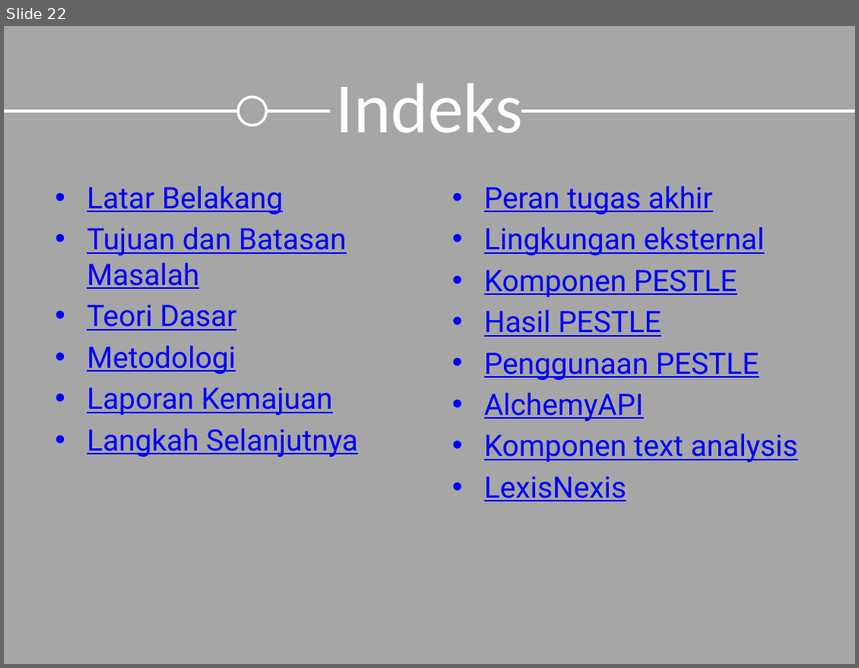
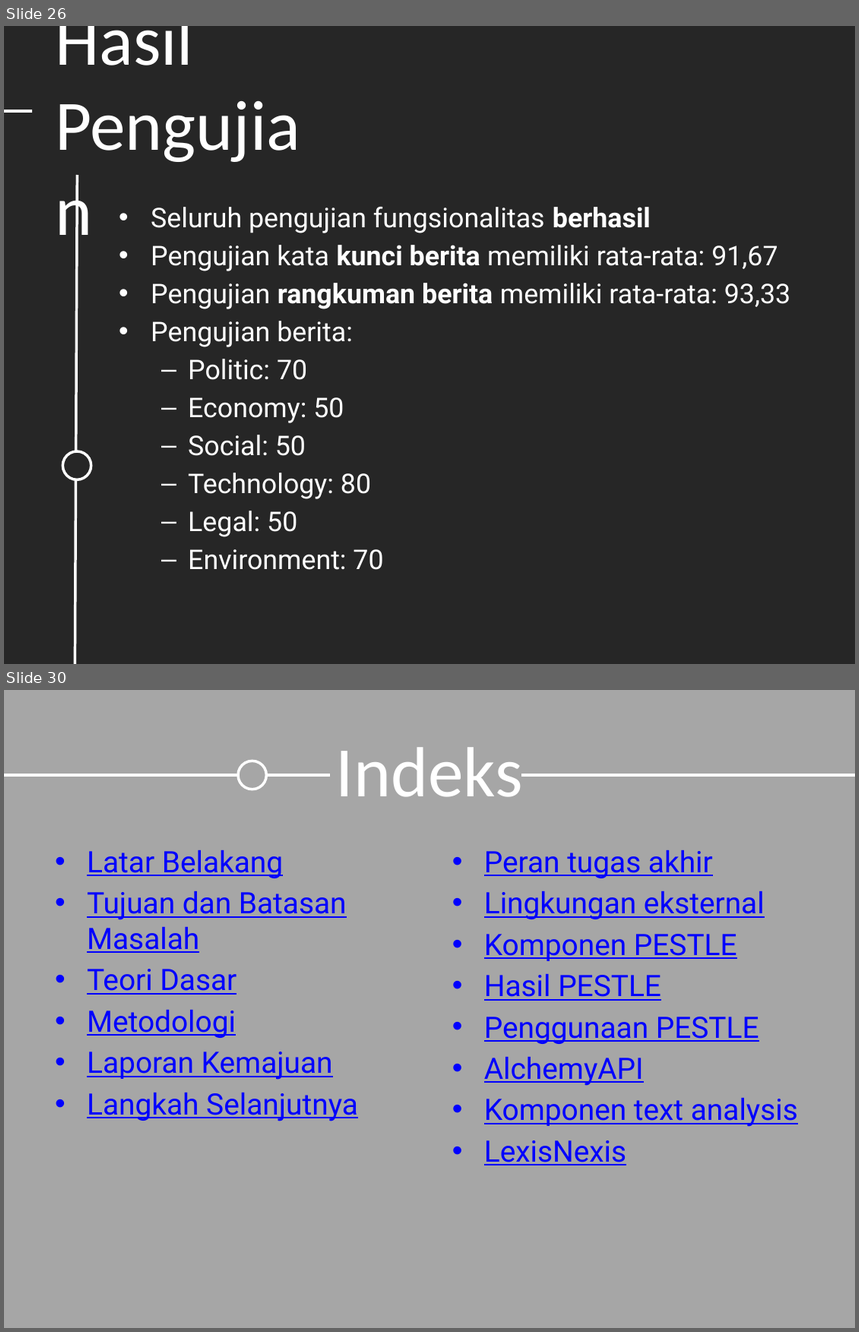
Before and after one commit to emfatoni/dashboard_pestle, a slide deck: dokumen/Slide Sidang.pptx. Shown one above the other, each under a label of ours: slide 22 before the commit, slides 26 and 30 after it; the slides between them are not shown. The pictures are 859x668 and 859x1332 pixels, drawn with LibreOffice and Linux fonts; fonts in the diff are those of the drawing. Boxes give left, top, right and bottom in pixels: in the first picture for what was removed or moved away, otherwise in the second. Text is boxed around its words. In the diff, an @@ line names an element or a change of style, - is before the commit and + after.

```diff
--- a/dokumen/Slide Sidang.pptx
+++ b/dokumen/Slide Sidang.pptx
@@ slide 26 added at <box>4,26,855,664</box>, background #262626 @@
@@ title added at <box>55,26,193,66</box>, 60 pt, text #FFFFFF @@
+Hasil Pengujian
@@ line added from (4, 111) to (32, 111), #FFFFFF 2.25 pt @@
@@ line added from (75, 664) to (77, 175), #FFFFFF 2.25 pt @@
@@ text added at <box>151,207,791,570</box>, 23 pt, text #FFFFFF @@
+• Seluruh pengujian fungsionalitas berhasil
+• Pengujian kata kunci berita memiliki rata-rata: 91,67
+• Pengujian rangkuman berita memiliki rata-rata: 93,33
+• Pengujian berita:
+  – Politic: 70
+  – Economy: 50
+  – Social: 50
+  – Technology: 80
+  – Legal: 50
+  – Environment: 70
@@ ellipse added at <box>63,452,91,480</box>, fill #262626, outline #FFFFFF 2.25 pt @@
@@ what was slide 22 is now slide 30 @@
```
Also in this commit, not shown: 2 slides changed, 8 other slides added, 1 slide removed.
